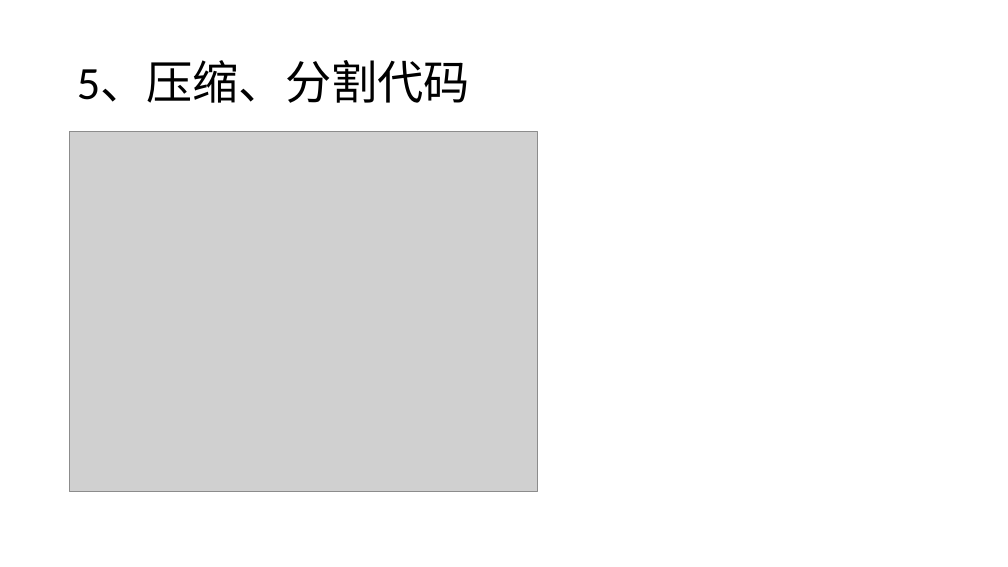
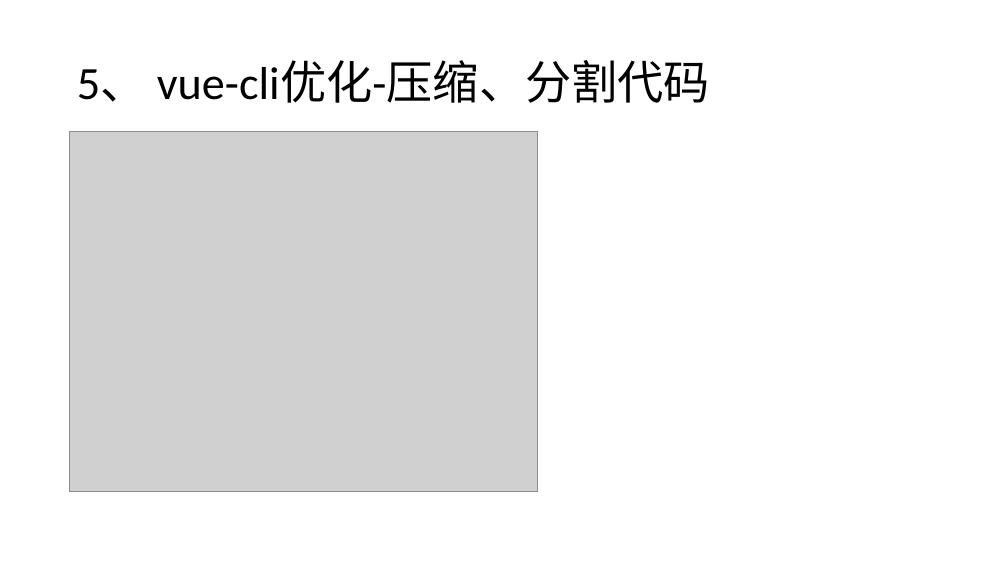
Before and after one commit to liwenxin-jam/vuecli3-starter, a slide deck: slide 18 of doc/vue.pptx (slide 17 before the commit). Drawn at 1008x567 pixels with LibreOffice and Linux fonts; fonts in the diff are those of the drawing; grey boxes stand for pictures. Boxes give left, top, right and bottom in pixels: in the first picture for what was removed or moved away, otherwise in the second. Text is boxed around its words. In the diff, an @@ line names an element or a change of style, - is before the commit and + after.

```diff
--- a/doc/vue.pptx
+++ b/doc/vue.pptx
@@ title at (x1=77, y1=61, x2=710, y2=103): text changed @@
-5、压缩、分割代码
+5、 vue-cli优化-压缩、分割代码
```
Also in this commit, not shown: 16 other slides changed, 2 slides added, 1 slide removed, 1 other file.
